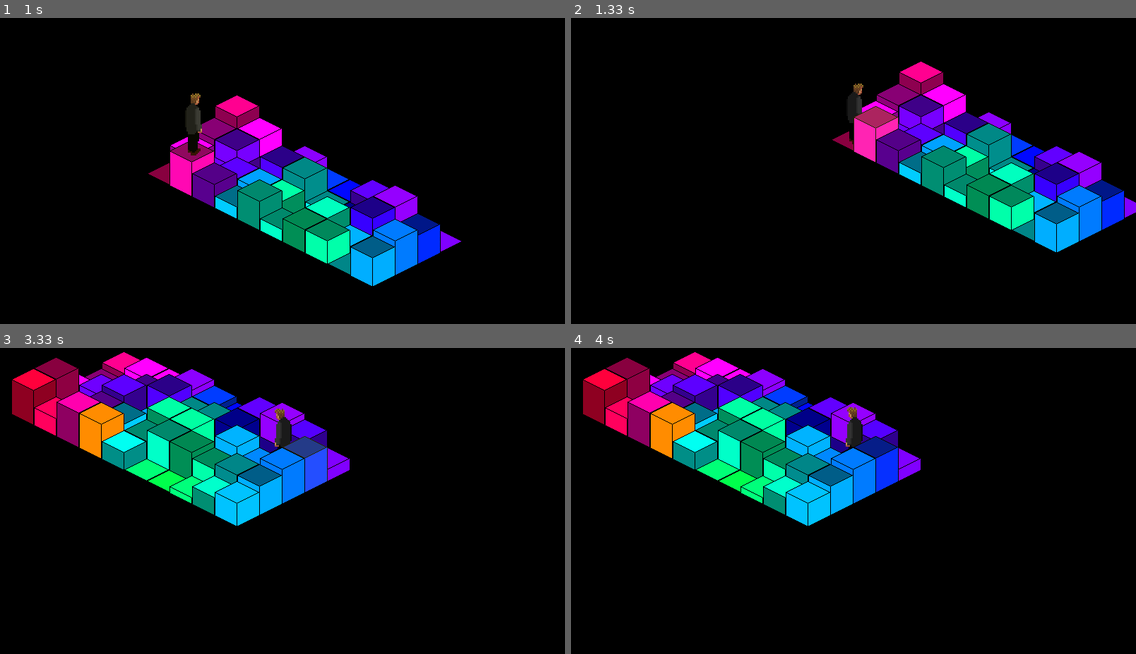
Above: before the commit, frames 1-4 (two rows, left to right).
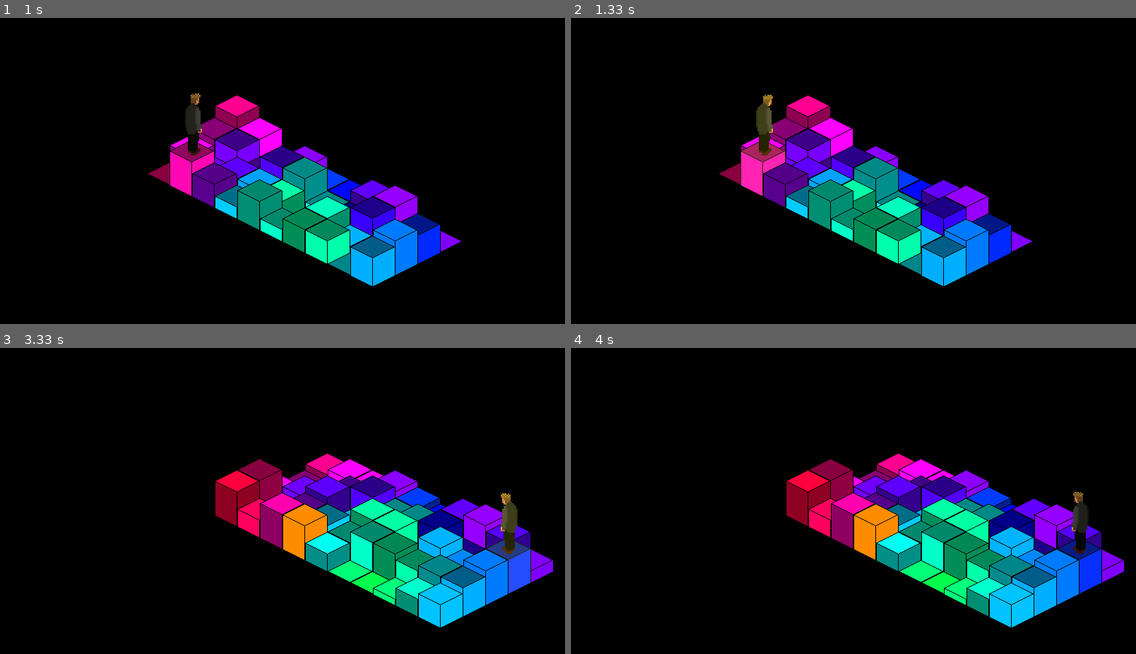
Above: after the commit, the same moments.

Repository: Zren/pyTactics
Game: pygame game, started from IsoTacticsEngine.py
Two runs of this game, one before a commit and one after it. Both use one fixed random seed, a clock stepped at 60 frames per second and the inputs below. The source is Python 2; it was converted automatically to run under Python 3.
Inputs:
- Up to frame 1 (1 s): hold Right 0.33-0.8 s; hold Up from 0.83 s (still down)
- Up to frame 2 (1.33 s): release Up at 1.13 s
- Up to frame 3 (3.33 s): hold Left 1.67-2.2 s; tap G at 1.82 s; hold Down 2.23-2.53 s; hold Left 2.57-2.97 s
- Up to frame 4 (4 s): no input

Frame 1 is identical in both runs. In frame 2, 26% of the frame differs, in the area x 26-100%, y 14-88%; in frame 3, 32%, in the area x 2-98%, y 1-92%; in frame 4, 31%.

Commit message:
Incorperated maxJump into pathfinding

Diff:
--- a/Config.py
+++ b/Config.py
@@ -26,7 +26,7 @@
 pathPlayerSprites = pathImages + "player-%d.png"
 framesPerSecond = 8
 
-maxJumpHeight = 4
+maxJumpHeight = 0
 
 
 
--- a/IsoTacticsEngine.py
+++ b/IsoTacticsEngine.py
@@ -228,6 +228,13 @@
         def valid(coord):
             x, y = coord
             return 0 <= x < self.width and 0 <= y < self.height
+        def getPath(grid, pathNodes, node):
+            path = [n]
+            node = nodes[n]
+            while node.root != None:
+                path.insert(0, node.root)
+                node = nodes[node.root]
+            return path
         WALKED = 2
         WALKABLE = 0
         WALL = 1
@@ -239,25 +246,19 @@
                     dist[x][y] = WALL
         dist[a[0]][a[1]] = WALKED
         nodes = {a : Node(None)}
-        while True:
+        while len(q) > 0:
             here = q.pop(0)
-            if here == None:
-                return None
             for n in neighbours(here):
-                if valid(n):
+                if valid(n) and self[here].h+Config.maxJumpHeight-self[n].h >= 0:
                     if n == b:
                         nodes[n] = Node(here)
-                        path = [n]
-                        node = nodes[n]
-                        while node.root != None:
-                            path.insert(0, node.root)
-                            node = nodes[node.root]
-                        return path
+                        return getPath(dist, nodes, here)
                     x, y = n
                     if dist[x][y] == WALKABLE:
                         q.append(n)
                         dist[x][y] = WALKED
                         nodes[n] = Node(here)
+        return None
 
 
 
Not shown, changed: Config.pyc
